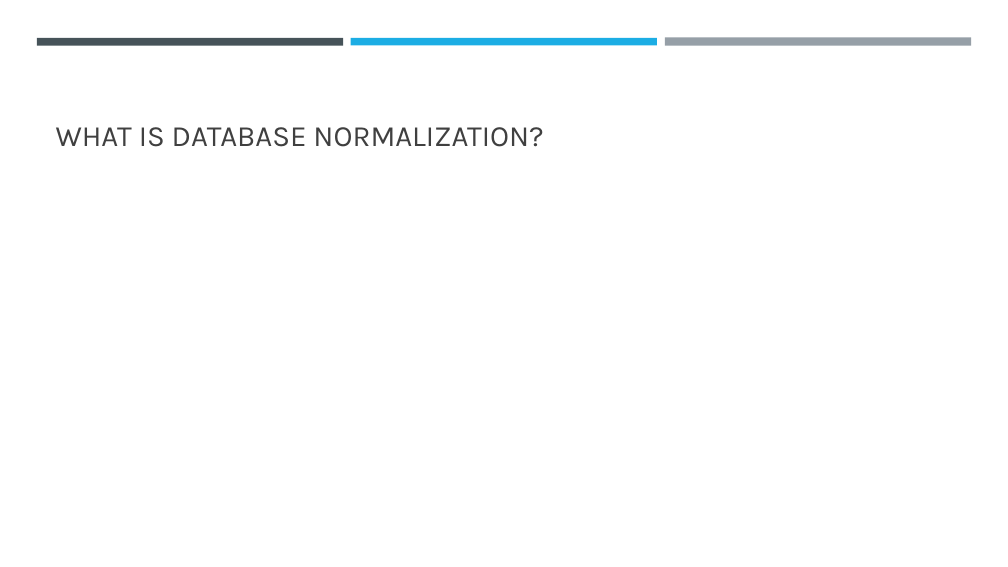
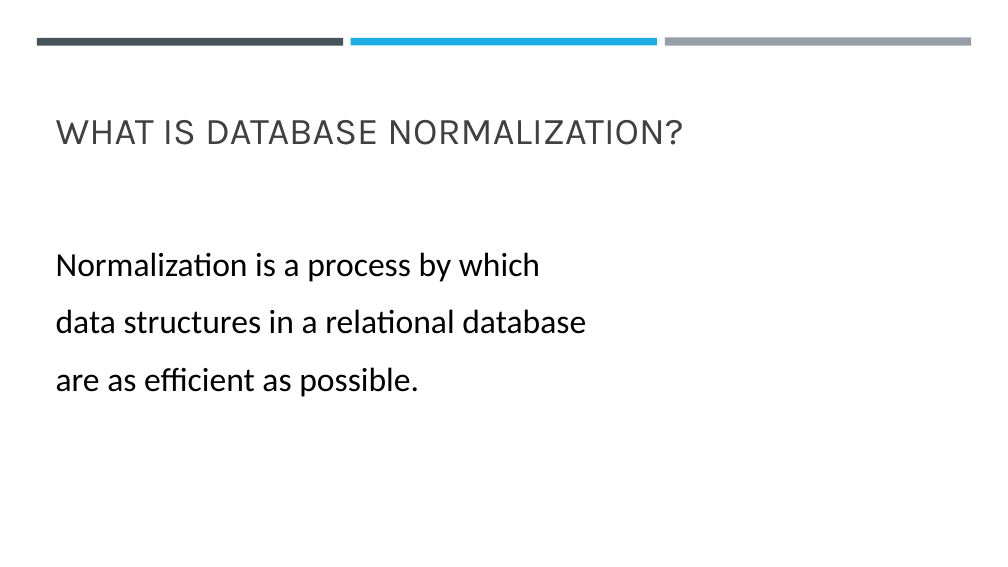
Before and after one commit to NONAME4322/ChatMate, a slide deck: slide 2 of Database normalization.pptx. Drawn at 1008x567 pixels with LibreOffice and Linux fonts; fonts in the diff are those of the drawing. Boxes give left, top, right and bottom in pixels: in the first picture for what was removed or moved away, otherwise in the second. Text is boxed around its words. In the diff, an @@ line names an element or a change of style, - is before the commit and + after.

```diff
--- a/Database normalization.pptx
+++ b/Database normalization.pptx
@@ title "WHAT IS DATABASE NORMALIZATION?" at (56,120,683,145): size 28 to 36 pt @@
@@ text added at (56,252,586,397), 32 pt, text #000000 @@
+Normalization is a process by which
+data structures in a relational database
+are as efficient as possible.
```
Also in this commit, not shown: 7 other slides changed, 4 slides added, 2 slides removed.
